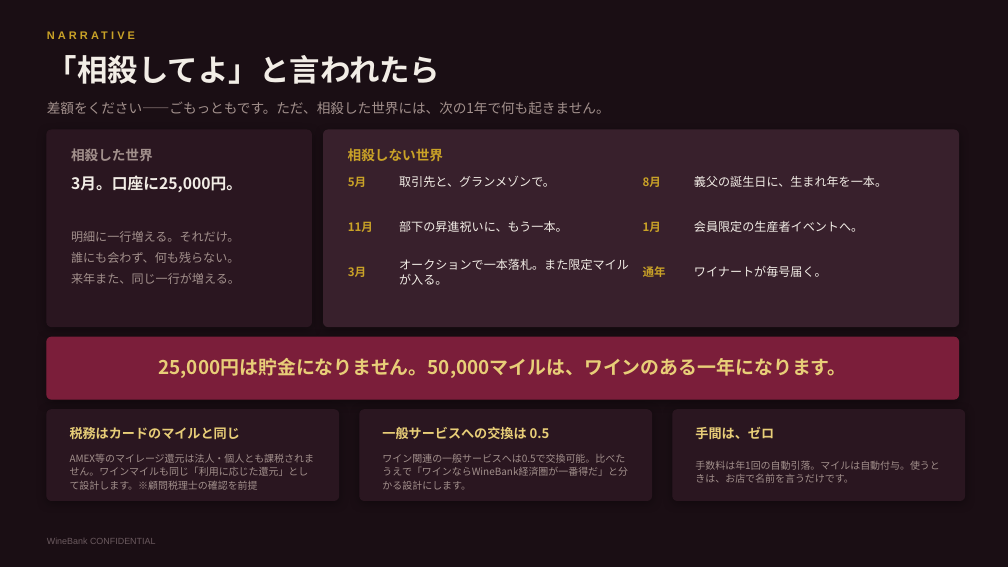
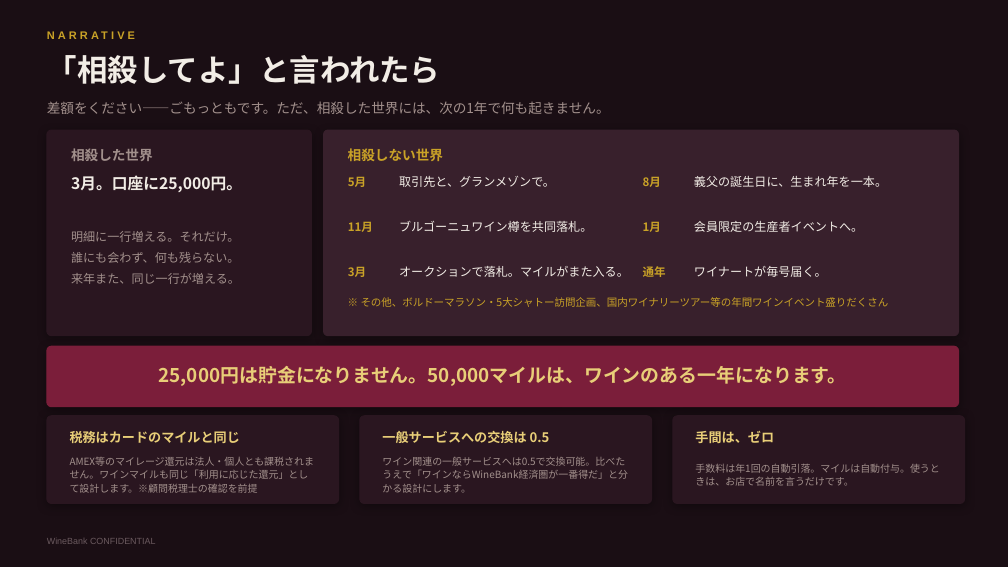
Before and after one commit to nakano-winebank/wine-auction, a slide deck: slide 8 of 提案資料/WineBank_ワインマイル経済圏構想.pptx (slide 7 before the commit). Drawn at 1008x567 pixels with LibreOffice and Linux fonts; fonts in the diff are those of the drawing. Boxes give left, top, right and bottom in pixels: in the first picture for what was removed or moved away, otherwise in the second. Text is boxed around its words. In the diff, an @@ line names an element or a change of style, - is before the commit and + after.

```diff
--- a/提案資料/WineBank_ワインマイル経済圏構想.pptx
+++ b/提案資料/WineBank_ワインマイル経済圏構想.pptx
@@ rounded rectangle resized from (x1=47, y1=130, x2=312, y2=327) to (x1=47, y1=130, x2=312, y2=336) @@
@@ rounded rectangle resized from (x1=324, y1=130, x2=959, y2=327) to (x1=324, y1=130, x2=959, y2=336) @@
@@ text at (x1=399, y1=221, x2=592, y2=232): text changed @@
-部下の昇進祝いに、もう一本。
+ブルゴーニュワイン樽を共同落札。
@@ text at (x1=399, y1=266, x2=629, y2=277): text changed @@
-オークションで一本落札。また限定マイルが入る。
+オークションで落札。マイルがまた入る。
@@ text added at (x1=361, y1=297, x2=889, y2=307), 10 pt, text #C9A227 @@
+※ その他、ボルドーマラソン・5大シャトー訪問企画、国内ワイナリーツアー等の年間ワインイベント盛りだくさん
@@ proportions changed in 6 elements at (x1=324, y1=130, x2=959, y2=336), (x1=47, y1=130, x2=312, y2=336), (x1=47, y1=416, x2=339, y2=504), (x1=360, y1=416, x2=652, y2=504), (x1=673, y1=416, x2=965, y2=504), (x1=47, y1=346, x2=959, y2=407) @@
@@ rounded rectangle moved from (x1=47, y1=337, x2=959, y2=399) to (x1=47, y1=346, x2=959, y2=407) @@
@@ text "25,000円は貯金になりません。50,000マイルは、ワインのある一年になります。" moved from (x1=159, y1=358, x2=847, y2=378) to (x1=159, y1=366, x2=847, y2=386) @@
@@ 3 texts, 3 rounded rectangles moved together from (x1=47, y1=410, x2=965, y2=501) to (x1=47, y1=416, x2=965, y2=504) @@
```
Also in this commit, not shown: 4 other slides changed, 1 slide added, 1 other file.
